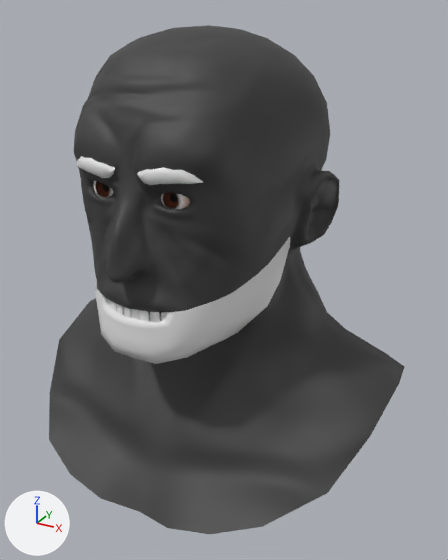
Renders of the Blender file Heads/Police/Human/Males/Strong/Type1/Head_Police_Human_Male_Strong_Type1.2.blend from each side of a commit.
Rendered twice from a 50 mm lens placed at (0.234, -0.416, 1.815), pointed at (0.009, -0.007, 1.611). Lighting does not change. The marker at lower left points along +X, +Y and +Z. The picture after the commit comes second.

The first picture shows 'Head_Police_Human_Strong_Type1.2'.
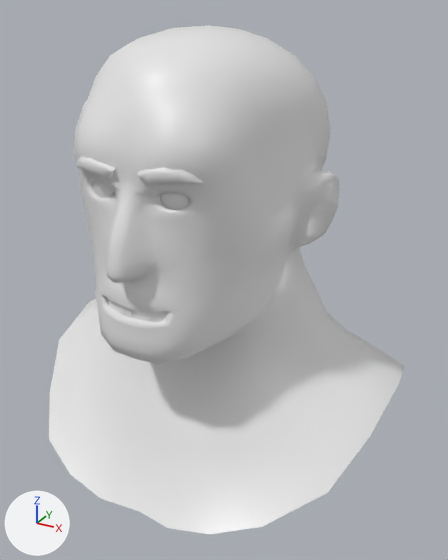
Location of each change, [x1, y1, x2, y2] in pixels of the pictures (448 x 560 px):
'Head_Police_Human_Strong_Type1.2', surface changed, recoloured (grey to white): [49, 25, 404, 534] in both

Edits to the bpy script that builds the scene:
```text
Change mat_material_head_human_teeth_eyes:
    where n0 = _N.new('ShaderNodeBsdfPrincipled'); n0.name = 'Principled BSDF'
    n0.inputs[2].default_value: 1.0 -> 0.4  # 'Roughness'
    remove n2 = _N.new('ShaderNodeTexImage'); n2.name = 'Image Texture'
    remove n2.image = img_texture_head_human_teeth_eyes_cmap__png
    remove n3 = _N.new('ShaderNodeTexImage'); n3.name = 'Image Texture.001'
    remove n3.image = img_texture_head_human_teeth_eyes_nmap_png
    remove n4 = _N.new('ShaderNodeNormalMap'); n4.name = 'Normal Map'
    remove _L.new(n2.outputs[0], n0.inputs[0])  # 'Color' to 'Base Color'
    remove _L.new(n3.outputs[0], n4.inputs[1])  # 'Color' to 'Color'
    remove _L.new(n4.outputs[0], n0.inputs[5])  # 'Normal' to 'Normal'
    remove _L.new(n2.outputs[1], n0.inputs[4])  # 'Alpha' to 'Alpha'
Change mat_material_head_human_teeth_eyes_001:
    where n0 = _N.new('ShaderNodeBsdfPrincipled'); n0.name = 'Principled BSDF'
    n0.inputs[2].default_value: 1.0 -> 0.4  # 'Roughness'
    remove n2 = _N.new('ShaderNodeTexImage'); n2.name = 'Image Texture'
    remove n2.image = img_texture_head_human_teeth_eyes_cmap__png
    remove n3 = _N.new('ShaderNodeTexImage'); n3.name = 'Image Texture.001'
    remove n3.image = img_texture_head_human_teeth_eyes_nmap_png
    remove n4 = _N.new('ShaderNodeNormalMap'); n4.name = 'Normal Map'
    remove _L.new(n2.outputs[0], n0.inputs[0])  # 'Color' to 'Base Color'
    remove _L.new(n3.outputs[0], n4.inputs[1])  # 'Color' to 'Color'
    remove _L.new(n4.outputs[0], n0.inputs[5])  # 'Normal' to 'Normal'
    remove _L.new(n2.outputs[1], n0.inputs[4])  # 'Alpha' to 'Alpha'
Add mat_material_head_police_human_male_strong_type1_2:
    mat_material_head_police_human_male_strong_type1_2 = principled_material('Material_Head_Police_Human_Male_Strong_Type1.2')
    mat_material_head_police_human_male_strong_type1_2.base_color = (0.8, 0.8, 0.8)  # white #e7e7e7
    mat_material_head_police_human_male_strong_type1_2.roughness = 0.4
Change me_head_police_human_strong_type1_2:
    where me_head_police_human_strong_type1_2.from_pydata(...)  # 1672 vertices, 1623 faces; spans x -0.155..0.155, y -0.137..0.133, z 1.46..1.804
    used by ob_head_police_human_strong_type1_2; location = (0.0, 0.0, 0.0)
    me_head_police_human_strong_type1_2 part 1: all 1045 faces that had it switch from mat_material_head_police_human_strong_type1_2 to mat_material_head_police_human_male_strong_type1_2 (white #e7e7e7)
```
